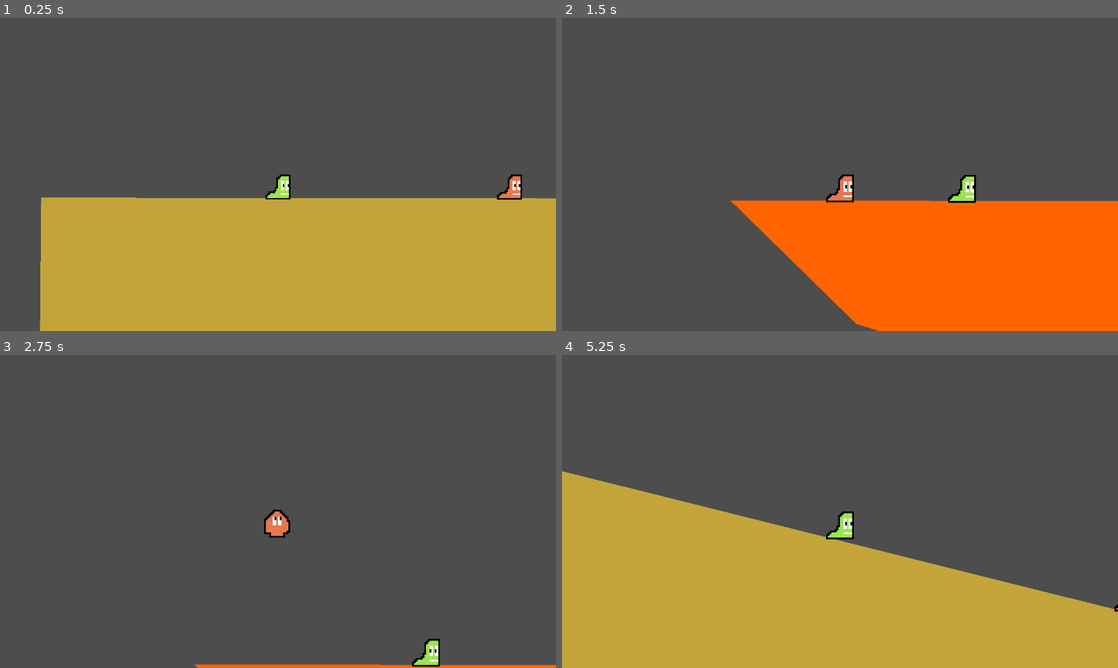
Above: before the commit, frames 1-4 (two rows, left to right).
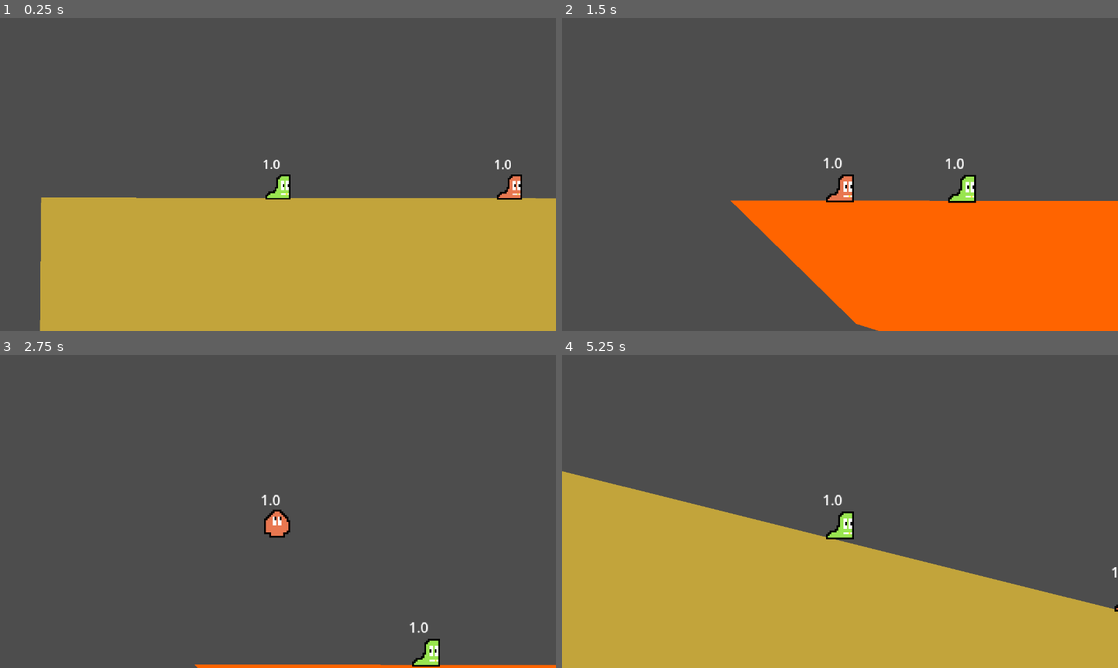
Above: after the commit, the same moments.

Repository: WilliamOFDavis/slugs_2d
Game: Godot game, scene res://Scenes/levels/level.tscn
The game is run twice, just before and just after one commit, with the same random seed, the same clock (stepped at 60 frames per second) and the same inputs.
Inputs (mouse positions are in pixels of both pictures, inside the frame that each line leads up to):
- Up to frame 1 (0.25 s): no input
- Up to frame 2 (1.5 s): move the mouse to (962, 158) at 0.52 s; hold D (move_right) from 0.53 s (still down); click (962, 158) at 0.6 s; tap Space (jump) at 0.77 s; move the mouse to (728, 190) at 1.27 s; tap G (end_turn) at 1.35 s
- Up to frame 3 (2.75 s): tap Space (jump) at 1.52 s; click (166, 527) at 1.55 s; move the mouse to (333, 442) at 2.02 s; release D (move_right) at 2.03 s; hold A (move_left) from 2.03 s (still down); click (333, 442) at 2.1 s
- Up to frame 4 (5.25 s): move the mouse to (812, 574) at 2.77 s; release A (move_left) at 2.78 s; hold D (move_right) 2.78-4.28 s; right-click (812, 574) at 2.85 s; tap Space (jump) at 3.02, 3.77, 4.52 s; click (812, 574) at 3.05 s; move the mouse to (1006, 558) at 3.52 s; tap R (switch_weapon) at 3.6 s; click (1006, 558) at 3.8 s; move the mouse to (673, 464) at 4.27 s; hold A (move_left) 4.28-5.03 s; click (673, 464) at 4.35 s; move the mouse to (867, 511) at 5.02 s; hold D (move_right) from 5.03 s (still down); tap G (end_turn) at 5.1 s

The runs differ from the first frame. In frame 1, less than 0.1% of the frame differs, in the area x 47-92%, y 45-49%; in frame 2, 0.1%, in the area x 47-73%, y 44-49%; in frame 3, 0.1%; in frame 4, less than 0.1%.

Commit message:
fixed terrain not splitting bug

Diff:
--- a/Resources/inventory.gd
+++ b/Resources/inventory.gd
@@ -7,6 +7,7 @@
 func initialise_inventory() -> void:
 	for i in range(weapons.size()):
 		weapons[i] = weapons[i].duplicate(true)
+		weapons[i].current_ammo = weapons[i].max_ammo
 
 func get_inventory() -> Array[Weapon]:
 	return weapons
--- a/Resources/rocket_launcher.tres
+++ b/Resources/rocket_launcher.tres
@@ -13,5 +13,6 @@
 projectile_release_delay = 0.0
 projectile_x_spread = 0.0
 aiming_method = 1
-max_ammo = 3
+weapon_type = 0
+max_ammo = 20
 metadata/_custom_type_script = "uid://cevpbeit5hhbl"
--- a/Resources/weapon.gd
+++ b/Resources/weapon.gd
@@ -19,5 +19,6 @@
 func _init() -> void:
 	current_ammo = max_ammo
 
+
 func decrement_ammo() -> void:
 	current_ammo -= 1
--- a/Scenes/levels/level.gd
+++ b/Scenes/levels/level.gd
@@ -21,8 +21,8 @@
 	initialise_teams()
 	#inventory_resource.initialise_inventory()
 	#inventory_array = inventory_resource.get_inventory()
-	#for piece in terrain.get_children():
-		#piece.connect("new_terrain", spawn_new_terrain)
+	for piece in terrain.get_children():
+		piece.connect("new_terrain", spawn_new_terrain)
 	#for slug: Slug in  $Slugs.get_children():
 		#if slug.name == "Slug":
 			#slug.begin_turn()
@@ -60,13 +60,13 @@
 	rocket.global_position = spawn_pos
 	$Projectiles.add_child(rocket)
 
-func spawn_projectile(projectile: PackedScene, start_position: Vector2, direction: Vector2, shooter: Slug):
+func spawn_projectile(projectile: PackedScene, start_position: Vector2, direction: Vector2, shooter: Slug, multiplier: float = 1.0):
 	var new_projectile: Node2D = projectile.instantiate()
-	new_projectile.global_position = start_position + 20*direction
+	new_projectile.global_position = start_position + 10*direction
 	if new_projectile is RigidBody2D:
-		new_projectile.set_initial_force(direction)
+		new_projectile.set_initial_force(direction, multiplier)
 	else:
-		new_projectile.set_direction(direction)
+		new_projectile.set_direction(direction, multiplier)
 	new_projectile.set_shooter(shooter)
 	$Projectiles.add_child(new_projectile)
 
--- a/Scenes/projectiles/bullet.gd
+++ b/Scenes/projectiles/bullet.gd
@@ -7,6 +7,7 @@
 var velocity: Vector2
 var shooter: Slug
 var gravity: float = 100.0
+var force_multiplier: float = 1.0
 # Called when the node enters the scene tree for the first time.
 func _ready() -> void:
 	rotate(PI/2)
@@ -19,9 +20,12 @@
 func set_shooter(slug:Slug) -> void:
 	shooter = slug
 
-func set_direction(new_direction: Vector2) -> void:
+func set_direction(new_direction: Vector2, multiplier: float = 1.0) -> void:
 	direction = new_direction
 	velocity = direction * speed
+
+func set_force_multiplier(multiplier: float) -> void:
+	force_multiplier = multiplier
 
 
 func _on_collision_area_body_entered(body: Node2D) -> void:
--- a/Scenes/projectiles/grenade.gd
+++ b/Scenes/projectiles/grenade.gd
@@ -2,9 +2,10 @@
 
 class_name Grenade
 
-var force_magnitude: float = 30000.0
+var force_magnitude: float = 15000.0
 var initial_force: Vector2
 var shooter: Slug
+var force_multiplier: float = 1.0
 # Called when the node enters the scene tree for the first time.
 func _ready() -> void:
 	constant_force = initial_force
@@ -17,8 +18,10 @@
 	shooter = slug
 	$ExplosionRadiusComponent.shooter = shooter
 
-func set_initial_force(force_direction) -> void:
-	initial_force = force_direction * force_magnitude
+func set_initial_force(force_direction, multiplier: float = 1.0) -> void:
+	initial_force = force_direction * force_magnitude * multiplier
+
+
 
 
 func _on_detonation_timer_timeout() -> void:
--- a/Scenes/projectiles/rocket.gd
+++ b/Scenes/projectiles/rocket.gd
@@ -3,11 +3,12 @@
 class_name Rocket
 
 @onready var explosion_component: ExplosionRadiusComponent = $ExplosionRadiusComponent
-@export var speed: float = 500.0
+@export var speed: float = 100.0
 var direction: Vector2 = Vector2.ZERO
-var velocity: Vector2 = Vector2(300,0)
+var velocity: Vector2
 var shooter: Slug
-var gravity: float = 200.0
+var gravity: float = 100.0
+var force_multiplier: float = 1.0
 # Called when the node enters the scene tree for the first time.
 func _ready() -> void:
 	rotate(PI/2)
@@ -20,9 +21,11 @@
 func set_shooter(slug:Slug) -> void:
 	shooter = slug
 
-func set_direction(new_direction: Vector2) -> void:
+func set_direction(new_direction: Vector2, multiplier: float) -> void:
 	direction = new_direction
-	velocity = direction * speed
+	velocity = direction * speed * multiplier
+
+
 
 func _on_area_2d_body_entered(body: Node2D) -> void:
 	if body != shooter:
--- a/Scenes/slugs/slug.gd
+++ b/Scenes/slugs/slug.gd
@@ -73,9 +73,9 @@
 func show_weapon() -> void:
 	$WeaponSprite.visible = true
 
-func shoot_weap(direction_to_mouse: Vector2) -> void:
+func shoot_weap(direction_to_mouse: Vector2, multiplier: float) -> void:
 	if current_weapon != null and current_weapon.current_ammo > 0:
-		shoot_projectile.emit(current_weapon.projectile, global_position, direction_to_mouse, self)
+		shoot_projectile.emit(current_weapon.projectile, global_position, direction_to_mouse, self, multiplier)
 		current_weapon.decrement_ammo()
 	if current_weapon != null and current_weapon.current_ammo <= 0:
 		hide_weapon()
--- a/Scenes/slugs/slug.tscn
+++ b/Scenes/slugs/slug.tscn
@@ -187,11 +187,12 @@
 velocity_component = NodePath("../VelocityComponent")
 airborne_timer = NodePath("../AirborneTimer")
 
-[node name="InputComponent" parent="." node_paths=PackedStringArray("velocity_component", "sprite", "weapon_sprite", "camera") instance=ExtResource("6_bahlg")]
+[node name="InputComponent" parent="." node_paths=PackedStringArray("velocity_component", "sprite", "weapon_sprite", "camera", "mult_label") instance=ExtResource("6_bahlg")]
 velocity_component = NodePath("../VelocityComponent")
 sprite = NodePath("../AnimatedSprite2D")
 weapon_sprite = NodePath("../WeaponSprite")
 camera = NodePath("../Camera2D")
+mult_label = NodePath("../ForceMult")
 
 [node name="VelocityComponent" parent="." node_paths=PackedStringArray("slug_state_machine", "sprite") instance=ExtResource("7_0eabb")]
 slug_state_machine = NodePath("../SlugStateMachine")
@@ -216,4 +217,11 @@
 offset_bottom = 251.0
 color = Color(0.6, 0.898039, 0.313726, 1)
 
+[node name="ForceMult" type="Label" parent="."]
+offset_left = -20.0
+offset_top = -25.0
+offset_right = 20.0
+offset_bottom = -2.0
+text = "1.0"
+
 [connection signal="switch_weapon" from="InputComponent" to="." method="_on_input_component_switch_weapon"]
--- a/components/input_component.gd
+++ b/components/input_component.gd
@@ -5,8 +5,14 @@
 @export var sprite: AnimatedSprite2D
 @export var weapon_sprite: Sprite2D
 @export var camera: Camera2D
+@export var max_multiplier: float = 10.0
+@export var mult_label: Label
+@export var charge_per_second: float = 1.0
 
-signal shoot_weapon(direction)
+var input_multiplier: float = 1.0
+var is_charging: bool = false
+
+signal shoot_weapon(direction, multiplier)
 signal switch_weapon
 
 func _unhandled_input(event: InputEvent) -> void:
@@ -23,14 +29,31 @@
 			sprite.play("in_air")
 			velocity_component.set_y_velocity(jump_impulse)
 
-		if event is InputEventMouseButton and event.button_index == MOUSE_BUTTON_LEFT and event.pressed and get_parent().is_on_floor():
-			var direction_to_mouse: Vector2 = (get_global_mouse_position() - get_parent().global_position).normalized()
-			shoot_weapon.emit(direction_to_mouse)
-			get_viewport().set_input_as_handled()
+		#if event is InputEventMouseButton and event.button_index == MOUSE_BUTTON_LEFT and event.is_pressed() and get_parent().is_on_floor():
+			#var direction_to_mouse: Vector2 = (get_global_mouse_position() - get_parent().global_position).normalized()
+			#shoot_weapon.emit(direction_to_mouse, 1.0)
+			#get_viewport().set_input_as_handled()
+			#return
+		#
+		#if Input.is_action_just_pressed("left_mouse") and get_parent().is_on_floor():
+		if event is InputEventMouseButton and event.button_index == MOUSE_BUTTON_LEFT and event.is_pressed() and get_parent().is_on_floor():
+			is_charging = true
 			return
 
+		#if Input.is_action_just_released("left_mouse"):
+		if event is InputEventMouseButton and event.button_index == MOUSE_BUTTON_LEFT and event.is_released() and get_parent().is_on_floor():
+			var direction_to_mouse: Vector2 = (get_global_mouse_position() - get_parent().global_position).normalized()
+			is_charging = false
+			shoot_weapon.emit(direction_to_mouse, input_multiplier)
+			input_multiplier = 1.0
+			return
 
 		if Input.is_action_just_pressed("switch_weapon"):
 			switch_weapon.emit()
 	else:
 		velocity_component.set_x_direction(0.0)
+
+func _physics_process(delta: float) -> void:
+	if is_charging and input_multiplier < max_multiplier:
+		input_multiplier += charge_per_second * delta
+	mult_label.text = str(snapped(input_multiplier, 0.1))
--- a/components/input_component.tscn
+++ b/components/input_component.tscn
@@ -4,3 +4,4 @@
 
 [node name="InputComponent" type="Node2D"]
 script = ExtResource("1_x3vdm")
+max_multiplier = 2.5
